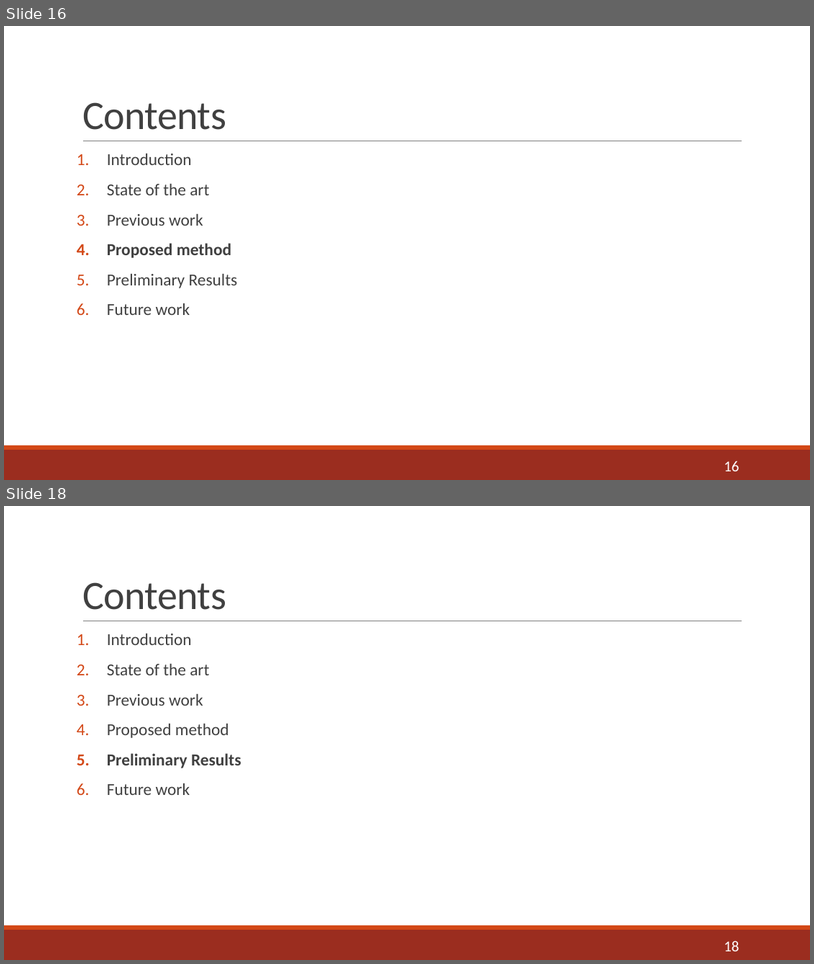
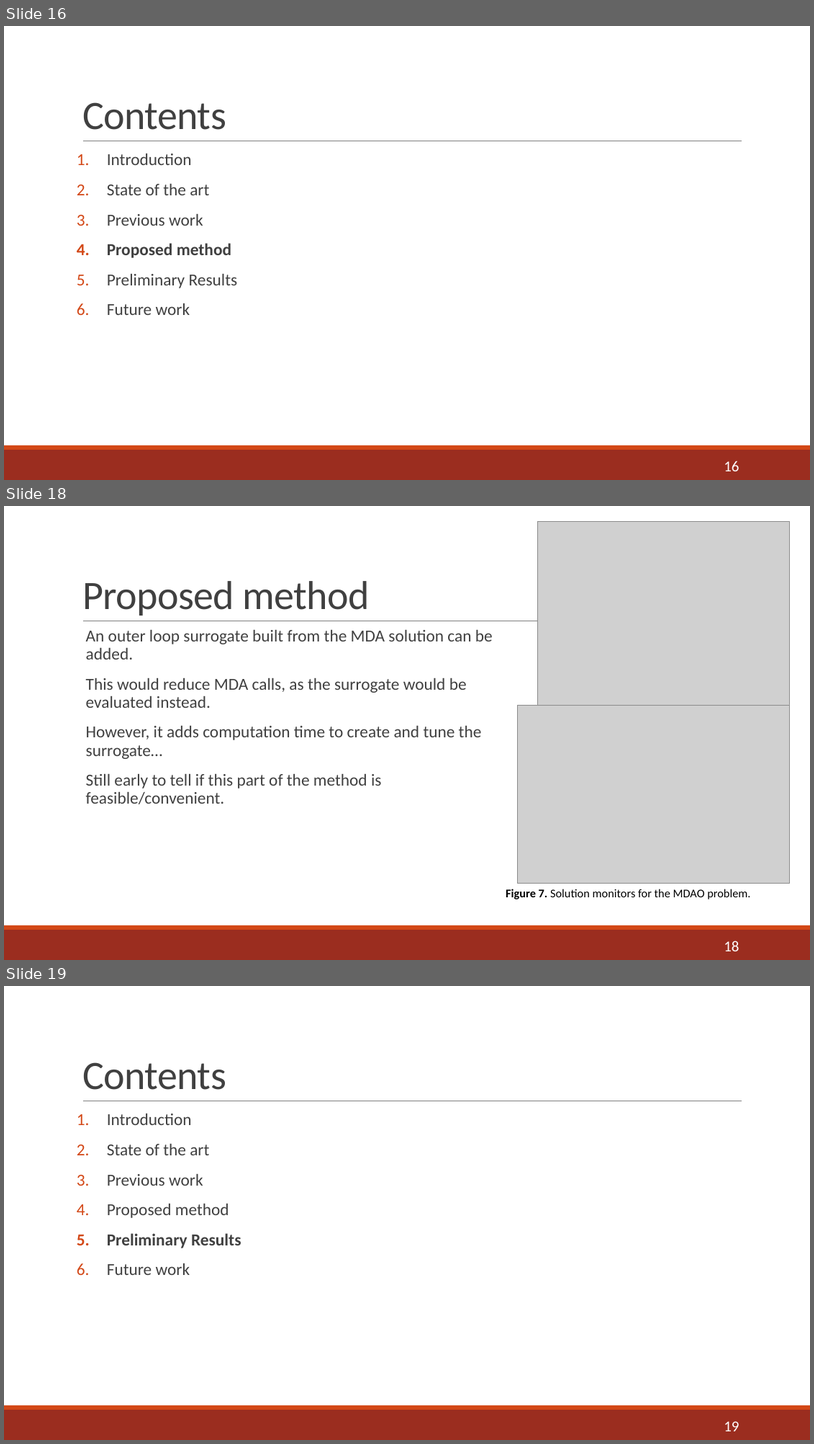
Before and after one commit to mid2SUPAERO/Multifidelity_Aeroelastic_Optmization_BWB, a slide deck: S2 Project Report/1st Project Report Presentation.pptx. Shown one above the other, each under a label of ours: slides 16 and 18 before the commit, slides 16, 18 and 19 after it; the slides between them are not shown. The pictures are 814x964 and 814x1444 pixels, drawn with LibreOffice and Linux fonts; fonts in the diff are those of the drawing; grey boxes stand for pictures. Boxes give left, top, right and bottom in pixels: in the first picture for what was removed or moved away, otherwise in the second. Text is boxed around its words. In the diff, an @@ line names an element or a change of style, - is before the commit and + after.

```diff
--- a/S2 Project Report/1st Project Report Presentation.pptx
+++ b/S2 Project Report/1st Project Report Presentation.pptx
@@ slide 18 added at bbox=[4, 506, 810, 960], background #FFFFFF; not listed: 3 template elements that a slide beside it also shows @@
@@ picture added at bbox=[538, 522, 790, 708] @@
@@ title added at bbox=[82, 581, 370, 615], 48 pt, text #404040 @@
+Proposed method
@@ text added at bbox=[86, 630, 493, 804], 20 pt, text #404040 @@
+  An outer loop surrogate built from the MDA solution can be added.
+  This would reduce MDA calls, as the surrogate would be evaluated instead.
+  However, it adds computation time to create and tune the surrogate…
+  Still early to tell if this part of the method is feasible/convenient.
@@ picture added at bbox=[518, 705, 790, 883] @@
@@ text added at bbox=[506, 888, 751, 899], 14 pt, text #000000 @@
+Figure 7. Solution monitors for the MDAO problem.
@@ page number added at bbox=[724, 940, 739, 951], 18 pt, text #FFFFFF @@
+18
@@ what was slide 18 is now slide 19 @@
@@ page number at bbox=[724, 1421, 739, 1431]: text changed @@
-18
+19
```
Also in this commit, not shown: 6 slides changed, 1 slide removed, 1 other file.
